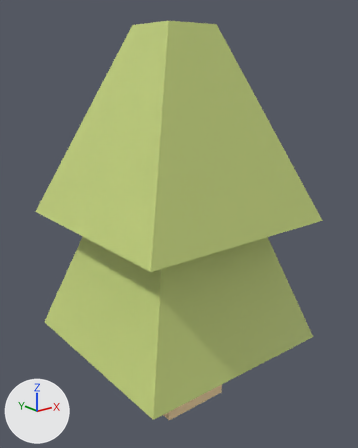
What one commit did to the FBX model Assets/_Main/Art/Models/Tree_2.fbx.
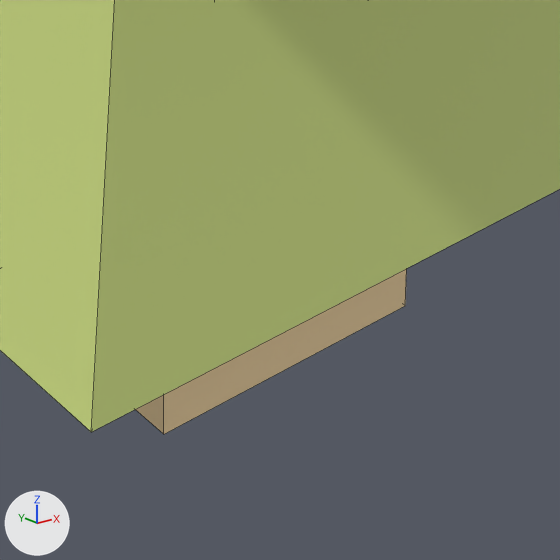
Each version appears first whole from a 50 mm camera at (-2.84, -3.62, 3.31) aimed at (0.04, -0.02, 1.87), and next in a close-up on the part from 37% to 71% of the width and 73% to 100% of the height. Lighting does not change. The marker at lower left points along +X, +Y and +Z. The close-ups show mesh edges as thin lines. Where no turn or scale is listed for an object, it has been applied to the vertices.

The first close-up shows 'Tree.001'.
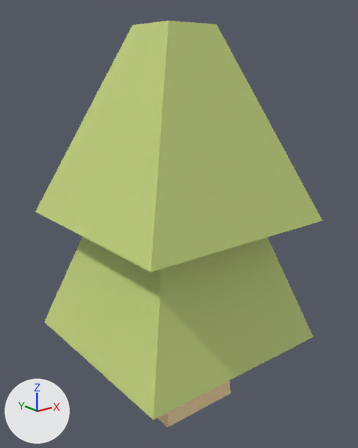
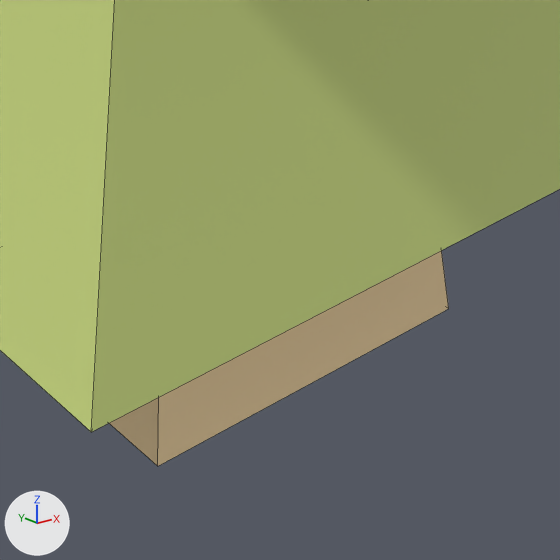
Edits to the bpy script that builds the scene:
```text
Change me_plane_003:
    where me_plane_003.from_pydata(...)  # 24 vertices, 22 faces; spans x -0.99..0.99, y -0.99..0.99, z 0.0..3.68
    used by ob_tree_001; location = (0.0, 0.0, 0.0)
    me_plane_003 part 1
    me_plane_003.vertices[0].co: (-0.35, -0.35, 0.0) -> (-0.43, -0.43, 0.0)  # pixel (163, 434) -> pixel (157, 466)
    me_plane_003.vertices[1].co: (0.35, -0.35, 0.0) -> (0.43, -0.43, 0.0)  # pixel (405, 305) -> pixel (448, 308)
    me_plane_003.vertices[2].co: (-0.35, 0.35, 0.0) -> (-0.43, 0.43, 0.0)
    me_plane_003.vertices[3].co: (0.35, 0.35, 0.0) -> (0.43, 0.43, 0.0)
```

Where the change shows, as pixel boxes [x1, y1, x2, y2] in the close-ups (560 x 560 px; the box of a moved part takes in the faces that stretch with it):
'Tree.001', reshaped: before [0, 0, 560, 434]; after [0, 0, 560, 466]
part 1 of me_plane_003, moved or reshaped: before [135, 269, 407, 434]; after [109, 250, 449, 466]
